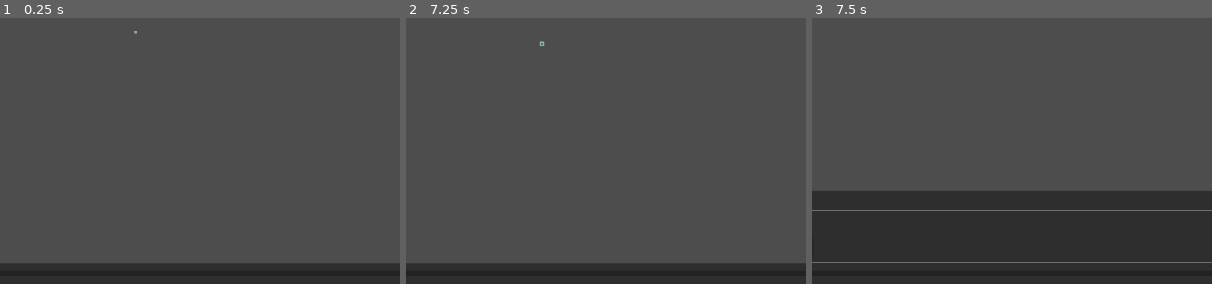
Above: before the commit, frames 1-3 (left to right).
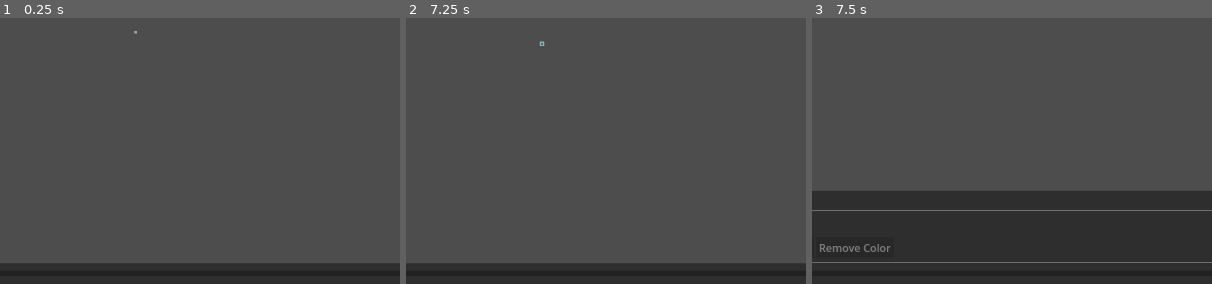
Above: after the commit, the same moments.

Repository: KoBeWi/Godot-Spritesheet-Generator
Game: Godot game, scene res://Scenes/Main.tscn
Same seed, same stepped clock (60 frames per second), same inputs: the game is played once before the commit and once after it.
Inputs:
- Up to frame 1 (0.25 s): no input
- Up to frame 2 (7.25 s): click "Cut SpriteSheet" at 0.5 s; click "Reset View" at 1.25 s; click "Settings" at 2 s; click "Reset to Defaults" at 2.75 s; click "Add Files" at 3.5 s; click "Add Directory" at 4.25 s; click "Insert Frames" at 5 s; click "Empty Frame" at 5.75 s; click "From Clipboard" at 6.5 s
- Up to frame 3 (7.5 s): click "Edit" at 7.25 s
The pictures show only the part of the screen within x 33-83%, y 50-100%; the shares and areas given below are measured in that part.

Frames 1-2 are identical in both runs. In frame 3, 0.2% of the frame differs, in the area x 2-20%, y 84-88%.

Commit message:
Allow editing modifeirs for multiple frames

Diff:
--- a/Scenes/Main.tscn
+++ b/Scenes/Main.tscn
@@ -577,6 +577,11 @@
 unique_name_in_owner = true
 layout_mode = 2
 text = "Modulate"
+
+[node name="EditRemoveColor" type="Button" parent="VBoxContainer/VSplitContainer/Edit/VBoxContainer/HBoxContainer"]
+unique_name_in_owner = true
+layout_mode = 2
+text = "Remove Color"
 
 [node name="ModParent" type="VBoxContainer" parent="VBoxContainer/VSplitContainer/Edit/VBoxContainer"]
 unique_name_in_owner = true
@@ -1035,9 +1040,6 @@
 [connection signal="value_changed" from="VBoxContainer/PanelContainer/MarginContainer/Tabs/Customize/Margins/FrameWidth" to="." method="set_frame_width"]
 [connection signal="value_changed" from="VBoxContainer/PanelContainer/MarginContainer/Tabs/Customize/Margins/FrameHeight" to="." method="set_frame_height"]
 [connection signal="pressed" from="VBoxContainer/PanelContainer/MarginContainer/Tabs/Customize/Margins/Button" to="VBoxContainer/PanelContainer/MarginContainer/Tabs/Customize" method="autosize"]
-[connection signal="value_changed" from="VBoxContainer/PanelContainer/MarginContainer/Tabs/Customize/Margins/HorizontalMargin" to="VBoxContainer/VSplitContainer/HSplitContainer/HBoxContainer/SpriteSheetView/CenterContainer/PanelContainer/SpriteSheetGrid" method="update_margins" unbinds=1]
-[connection signal="value_changed" from="VBoxContainer/PanelContainer/MarginContainer/Tabs/Customize/Margins/VerticalMargin" to="VBoxContainer/VSplitContainer/HSplitContainer/HBoxContainer/SpriteSheetView/CenterContainer/PanelContainer/SpriteSheetGrid" method="update_margins" unbinds=1]
-[connection signal="value_changed" from="VBoxContainer/PanelContainer/MarginContainer/Tabs/Customize/Columns/ColumnCount" to="VBoxContainer/VSplitContainer/HSplitContainer/HBoxContainer/SpriteSheetView/CenterContainer/PanelContainer/SpriteSheetGrid" method="update_columns" unbinds=1]
 [connection signal="toggled" from="VBoxContainer/PanelContainer/MarginContainer/Tabs/Customize/Columns/AutoColumns" to="VBoxContainer/VSplitContainer/HSplitContainer/HBoxContainer/SpriteSheetView/CenterContainer/PanelContainer/SpriteSheetGrid" method="on_auto_toggled"]
 [connection signal="pressed" from="VBoxContainer/VSplitContainer/HSplitContainer/Preview/MarginContainer/VBoxContainer/HBoxContainer2/PlayButton" to="VBoxContainer/VSplitContainer/HSplitContainer/Preview" method="_play_pause"]
 [connection signal="value_changed" from="VBoxContainer/VSplitContainer/HSplitContainer/Preview/MarginContainer/VBoxContainer/HBoxContainer2/Timeline" to="VBoxContainer/VSplitContainer/HSplitContainer/Preview" method="_on_timeline_value_changed"]
@@ -1049,6 +1051,7 @@
 [connection signal="pressed" from="VBoxContainer/VSplitContainer/Edit/VBoxContainer/HBoxContainer/EditFlipY" to="VBoxContainer/VSplitContainer/Edit" method="_flip_y"]
 [connection signal="pressed" from="VBoxContainer/VSplitContainer/Edit/VBoxContainer/HBoxContainer/EditTranspose" to="VBoxContainer/VSplitContainer/Edit" method="_transpose"]
 [connection signal="pressed" from="VBoxContainer/VSplitContainer/Edit/VBoxContainer/HBoxContainer/EditModulate" to="VBoxContainer/VSplitContainer/Edit" method="_modulate"]
+[connection signal="pressed" from="VBoxContainer/VSplitContainer/Edit/VBoxContainer/HBoxContainer/EditRemoveColor" to="VBoxContainer/VSplitContainer/Edit" method="_remove_color"]
 [connection signal="toggled" from="VBoxContainer/PanelContainer2/Navigation/HBoxContainer2/Button3" to="VBoxContainer/VSplitContainer/Edit" method="set_visible"]
 [connection signal="toggled" from="VBoxContainer/PanelContainer2/Navigation/HBoxContainer2/PreviewButton" to="VBoxContainer/VSplitContainer/HSplitContainer/Preview" method="set_visible"]
 [connection signal="toggled" from="VBoxContainer/PanelContainer2/Navigation/Button2" to="VBoxContainer/PanelContainer2/Navigation/Button2/PanelContainer" method="set_visible"]
--- a/Scripts/Edit.gd
+++ b/Scripts/Edit.gd
@@ -5,7 +5,7 @@
 
 @onready var offset_x: SpinBox = %OffsetX
 @onready var offset_y: SpinBox = %OffsetY
-@onready var buttons: Array[Button] = [%CenterImage, %EditFlipX, %EditFlipY, %EditTranspose, %EditModulate]
+@onready var buttons: Array[Button] = [%CenterImage, %EditFlipX, %EditFlipY, %EditTranspose, %EditModulate, %EditRemoveColor]
 @onready var mod_parent: VBoxContainer = %ModParent
 @onready var mod_list: Control = %ModList
 
@@ -39,52 +39,79 @@
 		offset_y.max_value = frame_size.y - ref.image.get_height()
 		offset_y.set_value_no_signal(ref.offset.y)
 
-	mod_parent.visible = selected_frames.size() == 1 and not selected_frames[0].modifiers.is_empty()
-	if not mod_parent.visible:
+	update_modifiers()
+
+func update_modifiers():
+	if selected_frames.is_empty():
+		mod_parent.hide()
 		return
 
 	for node in mod_list.get_children():
 		node.free()
 
+	var common_mods: Array[SpriteSheet.FrameModifier]
 	for moder in selected_frames[0].modifiers:
+		if selected_frames.all(func(sf: SpriteSheet.Frame) -> bool: return moder in sf.modifiers):
+			common_mods.append(moder)
+
+	if common_mods.is_empty():
+		mod_parent.hide()
+		return
+	else:
+		mod_parent.show()
+
+	for moder in common_mods:
 		var instance := preload("uid://42kwe3m2hgqd").instantiate()
-		instance.frame = selected_frames[0]
+		instance.frames = selected_frames
 		instance.modifier = moder
+		instance.deleted.connect(update_modifier_visibility)
 		mod_list.add_child(instance)
+
+func update_modifier_visibility():
+	var common_mods: Array[SpriteSheet.FrameModifier]
+	if not selected_frames.is_empty():
+		for moder in selected_frames[0].modifiers:
+			if selected_frames.all(func(sf: SpriteSheet.Frame) -> bool: return moder in sf.modifiers):
+				common_mods.append(moder)
+
+	mod_parent.visible = not common_mods.is_empty()
 
 func _flip_x() -> void:
 	var flipper := SpriteSheet.FlipX.new()
 	for frame in selected_frames:
 		frame.add_modifier(flipper)
 
-	if selected_frames.size() == 1:
-		update_frames()
+	update_modifiers()
 
 func _flip_y() -> void:
 	var flipper := SpriteSheet.FlipY.new()
 	for frame in selected_frames:
 		frame.add_modifier(flipper)
 
-	if selected_frames.size() == 1:
-		update_frames()
+	update_modifiers()
 
 func _transpose() -> void:
+	var rotater := SpriteSheet.Rotate.new()
 	for frame in selected_frames:
-		var rotater := SpriteSheet.Rotate.new()
 		frame.add_modifier(rotater)
 
 	# TODO: fix frame size?
 
-	if selected_frames.size() == 1:
-		update_frames()
+	update_modifiers()
 
 func _modulate() -> void:
+	var modulater := SpriteSheet.Modulate.new()
 	for frame in selected_frames:
-		var modulater := SpriteSheet.Modulate.new()
 		frame.add_modifier(modulater)
 
-	if selected_frames.size() == 1:
-		update_frames()
+	update_modifiers()
+
+func _remove_color() -> void:
+	var remover := SpriteSheet.RemoveColor.new()
+	for frame in selected_frames:
+		frame.add_modifier(remover)
+
+	update_modifiers()
 
 func offset_x_changed(value: float) -> void:
 	for frame in selected_frames:
--- a/Scripts/ModInstance.gd
+++ b/Scripts/ModInstance.gd
@@ -3,9 +3,11 @@
 @onready var name_label: Label = %NameLabel
 @onready var container: HBoxContainer = %Container
 
-var frame: SpriteSheet.Frame
+var frames: Array[SpriteSheet.Frame]
 var modifier: SpriteSheet.FrameModifier
 var monitors: Array[MonitoredProperty]
+
+signal deleted
 
 func _ready() -> void:
 	name_label.text = modifier.name
@@ -44,11 +46,16 @@
 		if current != monitor.last_value:
 			monitor.last_value = current
 			modifier.set(monitor.parameter, current)
-			frame.update_image()
+
+			for frame in frames:
+				frame.update_image()
 
 func delete() -> void:
-	frame.modifiers.erase(modifier)
-	frame.update_image()
+	for frame in frames:
+		frame.modifiers.erase(modifier)
+		frame.update_image()
+
+	deleted.emit()
 	queue_free()
 
 class MonitoredProperty:
--- a/Scripts/Repack.gd
+++ b/Scripts/Repack.gd
@@ -48,7 +48,7 @@
 	for y in repack_rows.value:
 		for x in repack_columns.value:
 			var frame := image.get_region(Rect2i(offset + Vector2i(x, y) * grid_step, frame_size))
-			owner.create_frame_from_image(frame)
+			owner.import_frames.create_frame_from_image(frame)
 
 	owner.assign_path(base_path.get_base_dir().path_join(Settings.settings.default_file_name + ".png"))
 	image = null
--- a/Scripts/Spritesheet.gd
+++ b/Scripts/Spritesheet.gd
@@ -109,9 +109,38 @@
 		var data := image.get_data()
 
 		for i in data.size() / 4:
+			if data[i * 4 + 3] == 0:
+				continue
+
 			data[i * 4] *= color.r
 			data[i * 4 + 1] *= color.g
 			data[i * 4 + 2] *= color.b
+
+		image.set_data(image.get_width(), image.get_height(), false, image.get_format(), data)
+
+	func _get_options() -> Array:
+		var colorer := ColorPickerButton.new()
+		colorer.edit_alpha = false
+		colorer.custom_minimum_size.x = 24
+		return ["Color", colorer, &"color", &"color"]
+
+class RemoveColor extends FrameModifier:
+	var color := Color.MAGENTA
+
+	func _init() -> void:
+		name = "Remove Color"
+
+	func _apply(image: Image):
+		image.convert(Image.FORMAT_RGBA8)
+		var data := image.get_data()
+
+		var test_r: int = color.r * 255
+		var test_g: int = color.g * 255
+		var test_b: int = color.b * 255
+
+		for i in data.size() / 4:
+			if data[i * 4] == test_r and data[i * 4 + 1] == test_g and data[i * 4 + 2] == test_b:
+				data[i * 4 + 3] = 0
 
 		image.set_data(image.get_width(), image.get_height(), false, image.get_format(), data)
 
